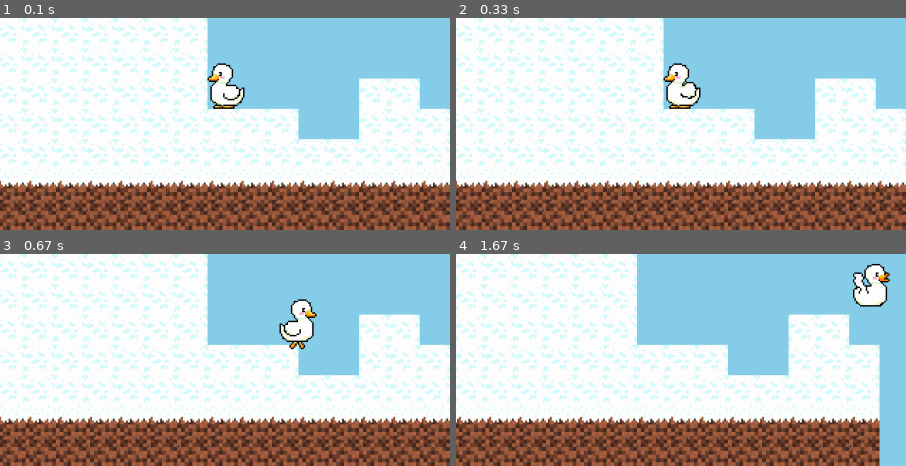
Above: before the commit, frames 1-4 (two rows, left to right).
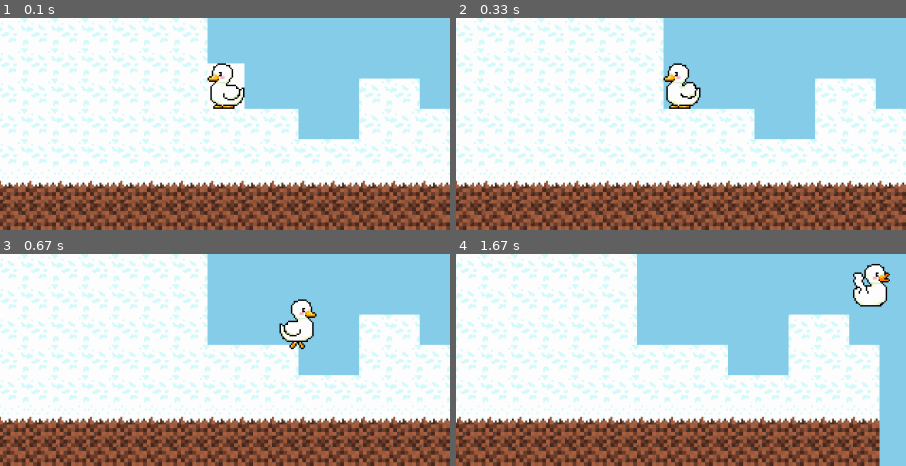
Above: after the commit, the same moments.

Repository: pinterroniaron/Pygame_minta
Game: pygame game, started from main.py
Same seed, same stepped clock (60 frames per second), same inputs: the game is played once before the commit and once after it.
Inputs:
- Up to frame 1 (0.1 s): no input
- Up to frame 2 (0.33 s): no input
- Up to frame 3 (0.67 s): hold Right from 0.33 s (still down)
- Up to frame 4 (1.67 s): release Right at 0.8 s; hold Up 0.83-1.13 s; hold Right 1.17-1.63 s
The pictures show only the part of the screen within x 4-54%, y 50-100%; the shares and areas given below are measured in that part.

The runs differ from the first frame. In frame 1, 0.7% of the frame differs, in the area x 46-55%, y 21-43%; in frame 2, nothing differs; in frame 3, nothing differs; in frame 4, nothing differs.

Commit message:
minta cucc

Diff:
--- a/main.py
+++ b/main.py
@@ -75,6 +75,10 @@
         text_rect: pygame.Rect = text_surf.get_rect(center=(400, 50))
         Cloud.last_counter = Cloud.counter
 
+    keys = pygame.key.get_pressed()
+    if keys[pygame.K_ESCAPE]:
+        running = False
+
 
     screen.fill(sky)
     level.run()
--- /dev/null
+++ b/minta/main.py
@@ -0,0 +1,49 @@
+from contextlib import redirect_stderr
+import pygame
+
+WIDTH = 1280
+HEIGHT = 620
+SPEED = 5
+
+pygame.init()
+screen = pygame.display.set_mode((WIDTH, HEIGHT))
+clock = pygame.time.Clock()
+black = (0, 0, 0)
+red = (255, 0, 0)
+obstacle_colour = black
+kacsa = pygame.image.load('minta\kacsa.png').convert_alpha()
+kacsa_x = WIDTH / 2
+kacsa_y = HEIGHT / 2
+
+running = True
+while running:
+    screen.fill((140, 137, 246))
+    for event in pygame.event.get():
+        if event.type == pygame.QUIT:
+            running = False
+
+    keys = pygame.key.get_pressed()
+    if keys[pygame.K_RIGHT] and kacsa_rect.right <= WIDTH:
+        kacsa = pygame.image.load('minta\kacsaflip.png')
+        kacsa_x += SPEED
+    elif keys[pygame.K_LEFT] and kacsa_rect.left >= 0:
+        kacsa = pygame.image.load('minta\kacsa.png')
+        kacsa_x -= SPEED
+
+    if keys[pygame.K_UP] and kacsa_rect.top >= 0:
+        kacsa_y -= SPEED
+    elif keys[pygame.K_DOWN] and kacsa_rect.bottom <= HEIGHT:
+        kacsa_y += SPEED
+
+    kacsa_rect = kacsa.get_rect(center=(kacsa_x, kacsa_y))
+
+    obstacle = pygame.draw.rect(screen, obstacle_colour, (100, 100, 200, 200))
+    if kacsa_rect.colliderect(obstacle):
+        obstacle_colour = red
+    else:
+        obstacle_colour = black
+    screen.blit(kacsa, kacsa_rect)
+    pygame.display.update()
+    clock.tick(60)
+
+pygame.quit()
Binary file changed: graphics/character/idle/1.png
Binary file added: minta/kacsa.png
Binary file added: minta/kacsaflip.png
